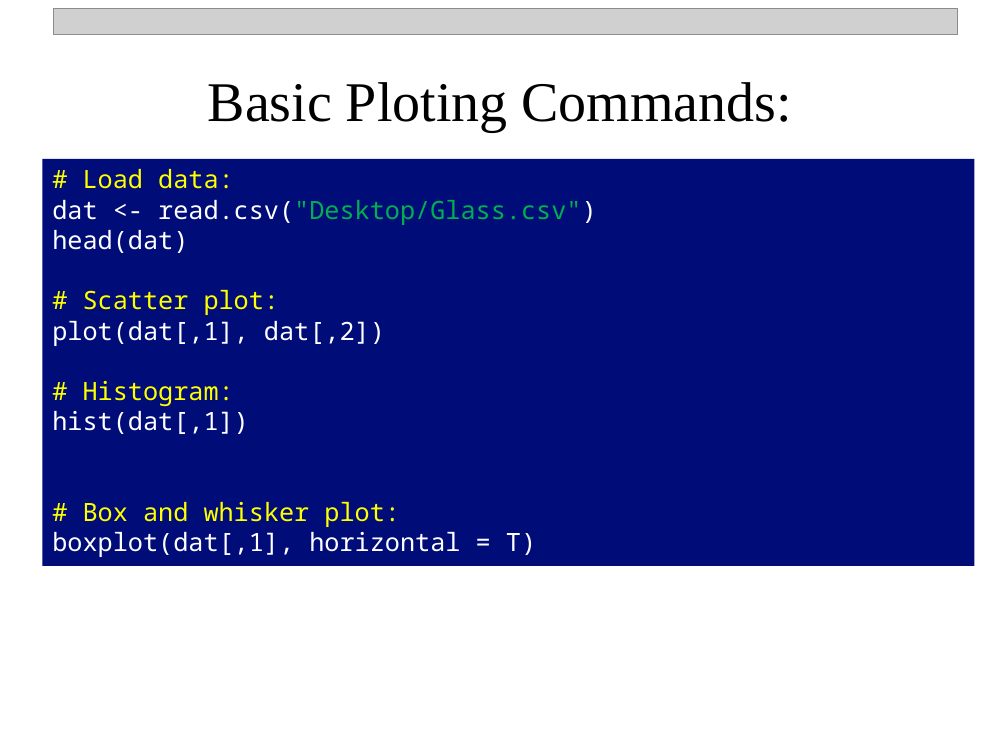
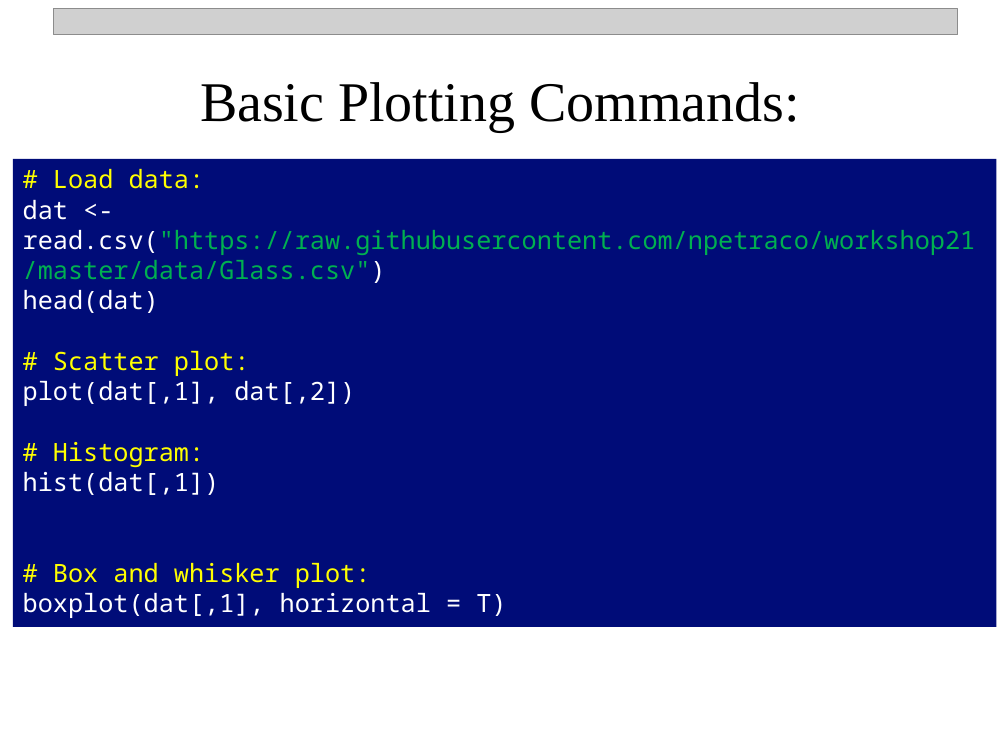
Before and after one commit to npetraco/workshop21, a slide deck: slide 21 of notes/day_1.pptx. Drawn at 1008x756 pixels with LibreOffice and Linux fonts; fonts in the diff are those of the drawing; grey boxes stand for pictures. Boxes give left, top, right and bottom in pixels: in the first picture for what was removed or moved away, otherwise in the second. Text is boxed around its words. In the diff, an @@ line names an element or a change of style, - is before the commit and + after.

```diff
--- a/notes/day_1.pptx
+++ b/notes/day_1.pptx
@@ text at (200,82,799,131): text changed @@
-Basic Ploting Commands:
+Basic Plotting Commands:
@@ rectangle "# Load data:": place and size @@
-rectangle "# Load data:" at (42,159,975,566)
+rectangle "# Load data:" at (13,159,997,627)
@@ text in rectangle at (23,200,976,283): text changed @@
-dat <- read.csv("Desktop/Glass.csv")
+dat <- read.csv("https://raw.githubusercontent.com/npetraco/workshop21/master/data/Glass.csv")
```
Also in this commit, not shown: 4 other slides changed, 2 other files.
